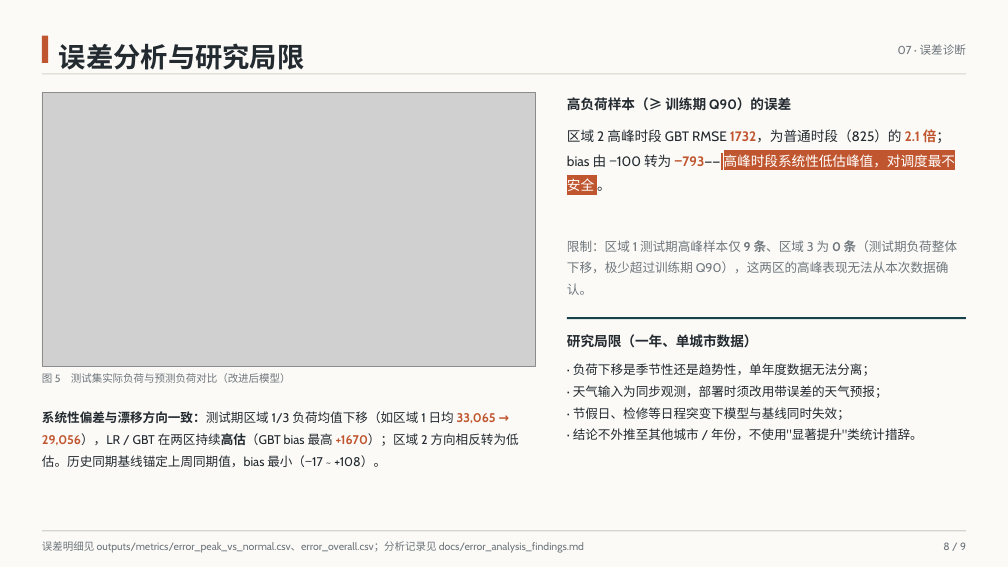
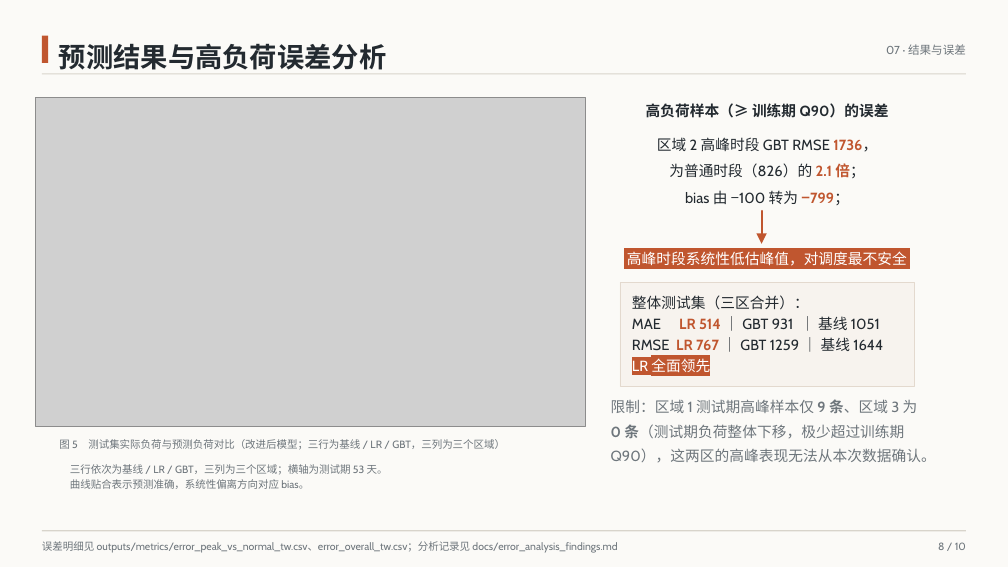
Before and after one commit to 77xiang/python_data_processing, a slide deck: slide 8 of deliverables/课程汇报PPT/课程汇报PPT.pptx. Drawn at 1008x567 pixels with LibreOffice and Linux fonts; fonts in the diff are those of the drawing; grey boxes stand for pictures. Boxes give left, top, right and bottom in pixels: in the first picture for what was removed or moved away, otherwise in the second. Text is boxed around its words. In the diff, an @@ line names an element or a change of style, - is before the commit and + after.

```diff
--- a/deliverables/课程汇报PPT/课程汇报PPT.pptx
+++ b/deliverables/课程汇报PPT/课程汇报PPT.pptx
@@ text at (59,43,387,70): text changed @@
-误差分析与研究局限
+预测结果与高负荷误差分析
@@ text at (886,44,966,55): text changed @@
-07 · 误差诊断
+07 · 结果与误差
@@ picture: place and size @@
-picture at (42,92,536,366)
+picture at (36,98,585,426)
@@ text "高负荷样本（≥ 训练期 Q90）的误差": place and size @@
-text "高负荷样本（≥ 训练期 Q90）的误差" at (567,97,791,111)
+text "高负荷样本（≥ 训练期 Q90）的误差" at (646,103,889,118)
@@ text "高负荷样本（≥ 训练期 Q90）的误差" at (646,103,889,118): size 13 to 14 pt; alignment left to centre @@
@@ text at (627,137,907,266): text changed; size 13 to 14 pt @@
-区域 2 高峰时段 GBT RMSE 1732，为普通时段（825）的 2.1 倍；
-bias 由 −100 转为 −793—— 高峰时段系统性低估峰值，对调度最不安全 。
+区域 2 高峰时段 GBT RMSE 1736，
+为普通时段（826）的 2.1 倍；
+bias 由 −100 转为 −799；
+高峰时段系统性低估峰值，对调度最不安全
@@ freeform shape added at (755,211,769,239), outline #C0562F 1.5 pt @@
@@ triangle added at (756,234,767,244), fill #C0562F @@
@@ rectangle: place and size @@
-rectangle at (567,317,966,319)
+rectangle at (620,283,914,386)
@@ rectangle at (620,283,914,386): fill #16424B to #F7F3EE; outline none to #E3D9CE 0.75 pt @@
@@ text added at (632,295,883,372), 14 pt, text #232A30 @@
+整体测试集（三区合并）：
+MAE LR 514 ｜ GBT 931 ｜ 基线 1051
+RMSE LR 767 ｜ GBT 1259 ｜ 基线 1644
+LR 全面领先
@@ text removed at (567,334,758,348) @@
-研究局限（一年、单城市数据）
@@ text removed at (573,363,923,440) @@
-· 负荷下移是季节性还是趋势性，单年度数据无法分离；
-· 天气输入为同步观测，部署时须改用带误差的天气预报；
-· 节假日、检修等日程突变下模型与基线同时失效；
-· 结论不外推至其他城市 / 年份，不使用"显著提升"类统计措辞。
@@ text removed at (42,411,519,467) @@
-系统性偏差与漂移方向一致：测试期区域 1/3 负荷均值下移（如区域 1 日均 33,065 → 29,056），LR / GBT 在两区持续高估（GBT bias 最高 +1670）；区域 2 方向相反转为低估。历史同期基线锚定上周同期值，bias 最小（−17 ~ +108）。
@@ text "限制：区域 1 测试期高峰样本仅 9 条、区域 ...": place and size @@
-text "限制：区域 1 测试期高峰样本仅 9 条、区域 ..." at (567,240,957,295)
+text "限制：区域 1 测试期高峰样本仅 9 条、区域 ..." at (611,399,936,462)
@@ text "限制：区域 1 测试期高峰样本仅 9 条、区域 ..." at (611,399,936,462): size 12 to 14 pt @@
@@ text at (59,439,505,450): text changed @@
-图 5 测试集实际负荷与预测负荷对比（改进后模型）
+图 5 测试集实际负荷与预测负荷对比（改进后模型；三行为基线 / LR / GBT，三列为三个区域）
@@ text added at (70,464,388,489), 10 pt, text #6E767C @@
+三行依次为基线 / LR / GBT，三列为三个区域；横轴为测试期 53 天。
+曲线贴合表示预测准确，系统性偏离方向对应 bias。
@@ text at (42,541,617,553): text changed @@
-误差明细见 outputs/metrics/error_peak_vs_normal.csv、error_overall.csv；分析记录见 docs/error_analysis_findings.md
+误差明细见 outputs/metrics/error_peak_vs_normal_tw.csv、error_overall_tw.csv；分析记录见 docs/error_analysis_findings.md
@@ text at (938,542,966,550): text changed @@
-8 / 9
+8 / 10
```
Also in this commit, not shown: 8 other slides changed, 1 slide added, 8 other files.
